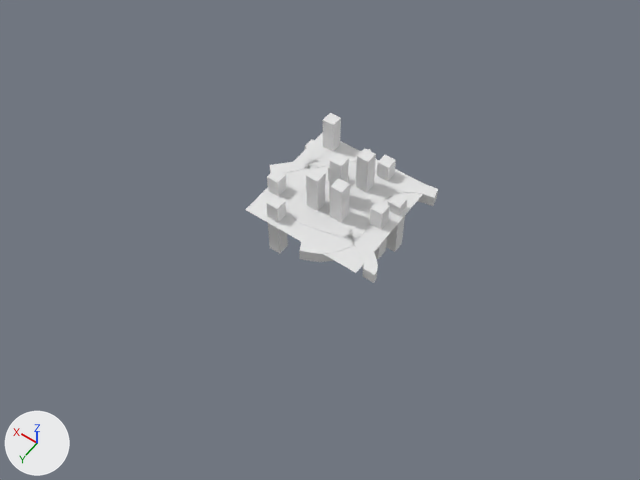
The COLLADA model Assets/Geometry/city.dae: old version first, new version second.
The view is the same before and after, from a camera (50 mm lens) standing at (-243.0, 364.0, 508.0) and looking at (-3.0, 28.0, -20.0). Lighting does not change. The marker at lower left points along +X, +Y and +Z. Where no turn or scale is listed for an object, it has been applied to the vertices. Vertices at the same position are counted once.

Names of what the first picture shows: 'Cube.009', 'Ground', 'Road'.
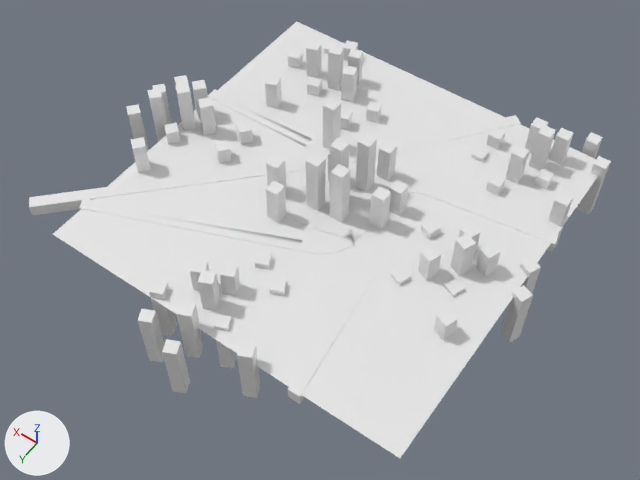
Edits to the bpy script that builds the scene:
```text
Change me_beziercurve:
    used by ob_road; location = (0.0, 0.0, -4.5)
    remove me_beziercurve.from_pydata(...)  # 1272 vertices, 2532 faces; spans x -61.7..62.6, y -56.2..57.6, z -4.9..4.9
    add me_beziercurve.from_pydata(...)  # 1320 vertices, 2664 faces; spans x -153.1..189.7, y -157.0..151.9, z -4.9..4.9
    me_beziercurve part 1
    36 faces are deleted
    21 vertices are added at x -151.9..182.8, y -157.0..142.1, z -4.9..4.9
    8 new vertices lie (-14.0, 107.8, 0.0) away from vertices in x -61.7..-51.9, y 44.1, z -4.9..4.9
    8 new vertices lie (100.1, 0.0, 0.0) away from vertices in x 52.3, y -38.2..-28.4, z -4.9..4.9
    6 new vertices lie (-94.1, -12.9, 0.0) away from vertices in x -59.0..-56.7, y -51.3..-41.8, z -4.9..4.9
    5 new vertices lie (127.1, 131.7, 0.0) away from vertices in x 59.2..62.6, y 3.5..7.0, z -4.9..4.9
    168 new faces join them
Add me_cube_001:
    me_cube_001.from_pydata(...)  # 88 vertices, 132 faces; spans x -35.8..69.1, y -86.5..6.5, z -46.3..40.1
    me_cube_001.materials.append(mat_material_002)  # its picture is missing
Add me_cube_002:
    me_cube_002.from_pydata(...)  # 88 vertices, 132 faces; spans x -52.6..51.1, y -87.8..7.0, z -46.3..40.1
    me_cube_002.materials.append(mat_material_002)  # its picture is missing
Add me_cube_003:
    me_cube_003.from_pydata(...)  # 88 vertices, 132 faces; spans x -82.2..21.2, y -90.2..6.3, z -46.3..40.1
    me_cube_003.materials.append(mat_material_002)  # its picture is missing
Add me_cube_004:
    me_cube_004.from_pydata(...)  # 88 vertices, 132 faces; spans x -10.1..83.3, y -87.6..5.2, z -46.3..40.1
    me_cube_004.materials.append(mat_material_002)  # its picture is missing
Add me_cube_005:
    me_cube_005.from_pydata(...)  # 88 vertices, 132 faces; spans x -6.6..92.2, y -78.0..27.4, z -46.3..40.1
    me_cube_005.materials.append(mat_material_002)  # its picture is missing
Change ob_cube_009:
    ob_cube_009.location: (35.9, -41.9, 2.2) -> (35.9, -41.9, 17.5)
Change ob_ground:
    ob_ground.scale: (1.0, 1.0, 1.0) -> (3.0, 3.0, 3.0)
Add ob_cube_001:
    ob_cube_001 = bpy.data.objects.new('Cube.001', me_cube_001)
    ob_cube_001.location = (-125.6, 55.9, -9.1)
Add ob_cube_002:
    ob_cube_002 = bpy.data.objects.new('Cube.002', me_cube_002)
    ob_cube_002.location = (141.1, 61.8, -0.1)
Add ob_cube_003:
    ob_cube_003 = bpy.data.objects.new('Cube.003', me_cube_003)
    ob_cube_003.location = (101.9, -53.7, -1.9)
Add ob_cube_004:
    ob_cube_004 = bpy.data.objects.new('Cube.004', me_cube_004)
    ob_cube_004.location = (-143.5, -77.0, -3.6)
Add ob_cube_005:
    ob_cube_005 = bpy.data.objects.new('Cube.005', me_cube_005)
    ob_cube_005.location = (-33.9, 152.1, -8.8)
```

Pixel boxes (x1, y1, x2, y2) of what changed, in the pictures (640 x 480 px):
'Ground', rescaled (200% wider, 208% taller): before (245, 132, 426, 273); after (53, 22, 598, 458)
'Road', reshaped (214% wider, 118% taller): before (270, 139, 438, 283); after (29, 89, 558, 404)
'Cube.009', moved: before (266, 113, 407, 259); after (265, 98, 409, 230)
'Cube.005', added: after (137, 252, 287, 398)
'Cube.001', added: after (391, 219, 541, 343)
'Cube.004', added: after (471, 117, 611, 248)
'Cube.002', added: after (126, 75, 253, 173)
'Cube.003', added: after (265, 41, 382, 130)
part 1 of me_beziercurve, built on: before (270, 170, 438, 283); after (29, 89, 558, 404)
